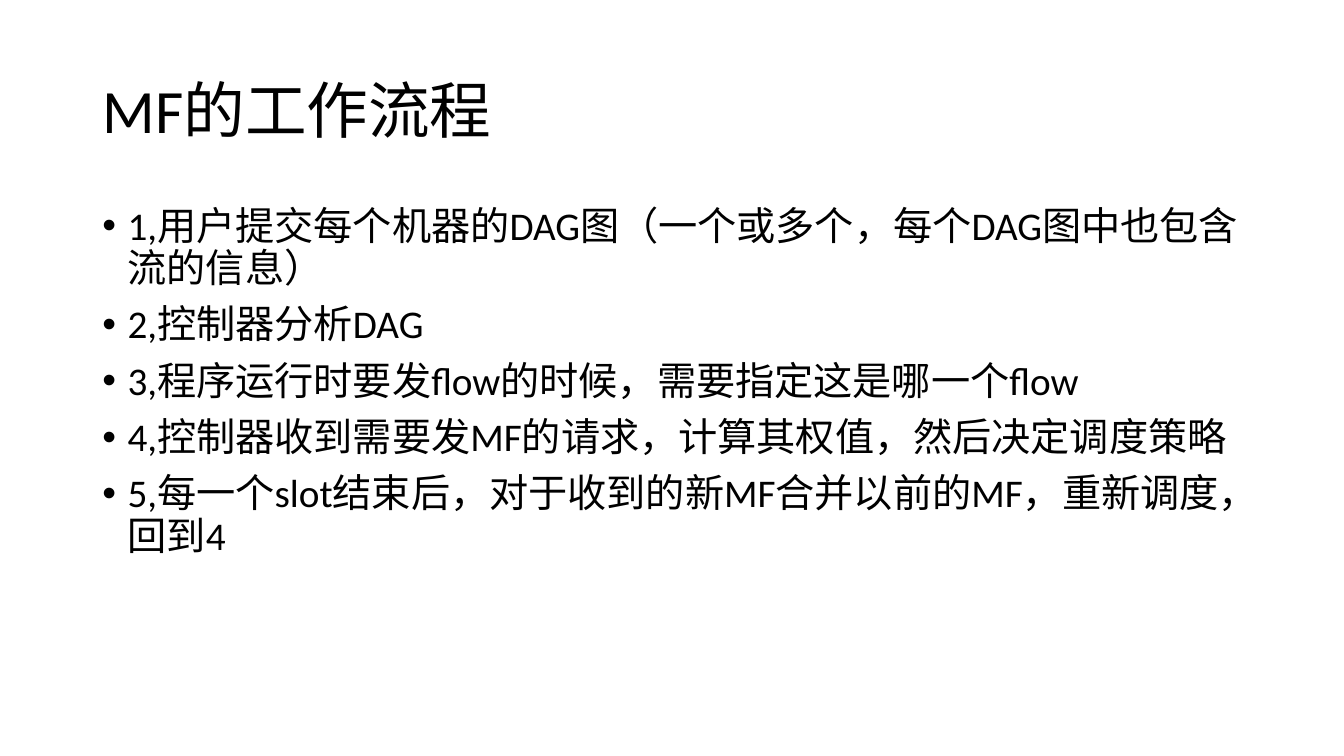
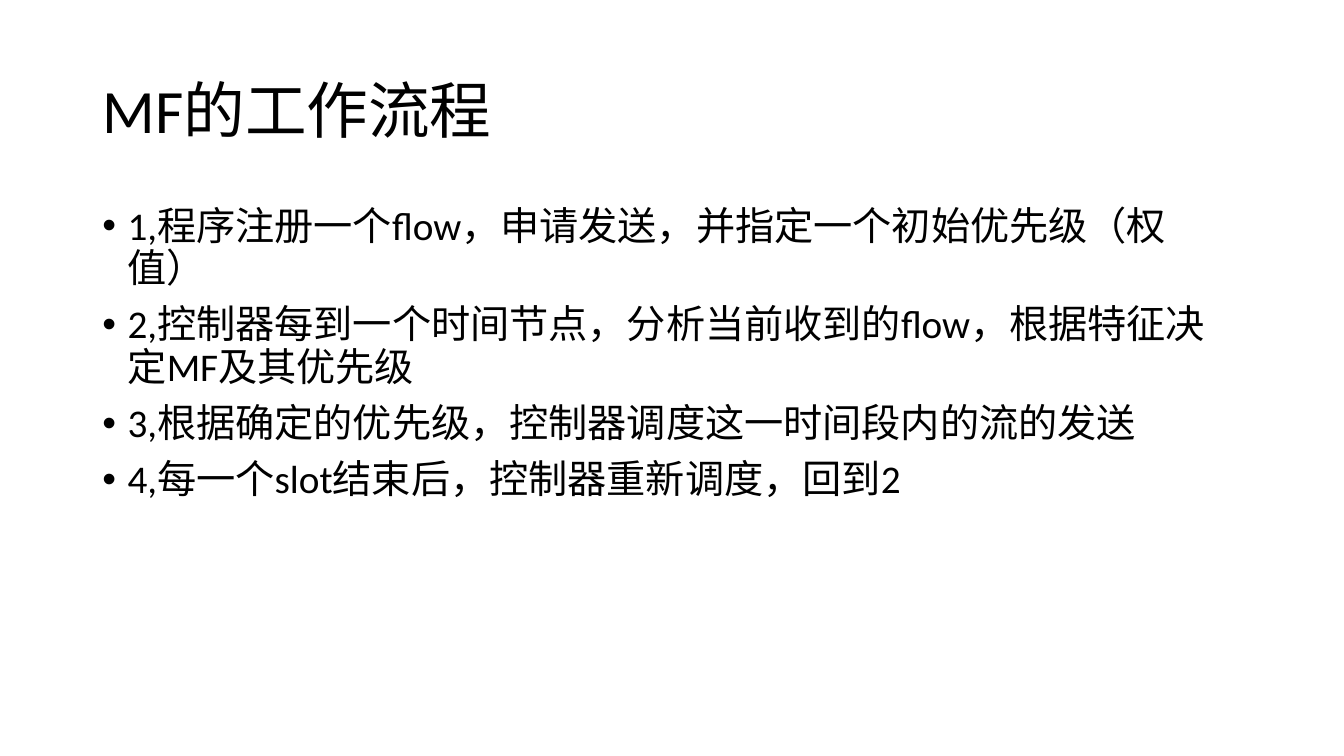
Before and after one commit to fhowen/metaflow, a slide deck: slide 7 of document/microflow.pptx. Drawn at 1344x756 pixels with LibreOffice and Linux fonts; fonts in the diff are those of the drawing. Boxes give left, top, right and bottom in pixels: in the first picture for what was removed or moved away, otherwise in the second. Text is boxed around its words. In the diff, an @@ line names an element or a change of style, - is before the commit and + after.

Commit message:
modify

```diff
--- a/document/microflow.pptx
+++ b/document/microflow.pptx
@@ text at <box>128,207,1205,498</box>: text changed @@
-• 1,用户提交每个机器的DAG图（一个或多个，每个DAG图中也包含流的信息）
-• 2,控制器分析DAG
-• 3,程序运行时要发flow的时候，需要指定这是哪一个flow
-• 4,控制器收到需要发MF的请求，计算其权值，然后决定调度策略
-• 5,每一个slot结束后，对于收到的新MF合并以前的MF，重新调度，回到4
+• 1,程序注册一个flow，申请发送，并指定一个初始优先级（权值）
+• 2,控制器每到一个时间节点，分析当前收到的flow，根据特征决定MF及其优先级
+• 3,根据确定的优先级，控制器调度这一时间段内的流的发送
+• 4,每一个slot结束后，控制器重新调度，回到2
```
Also in this commit, not shown: 1 other slide changed.
